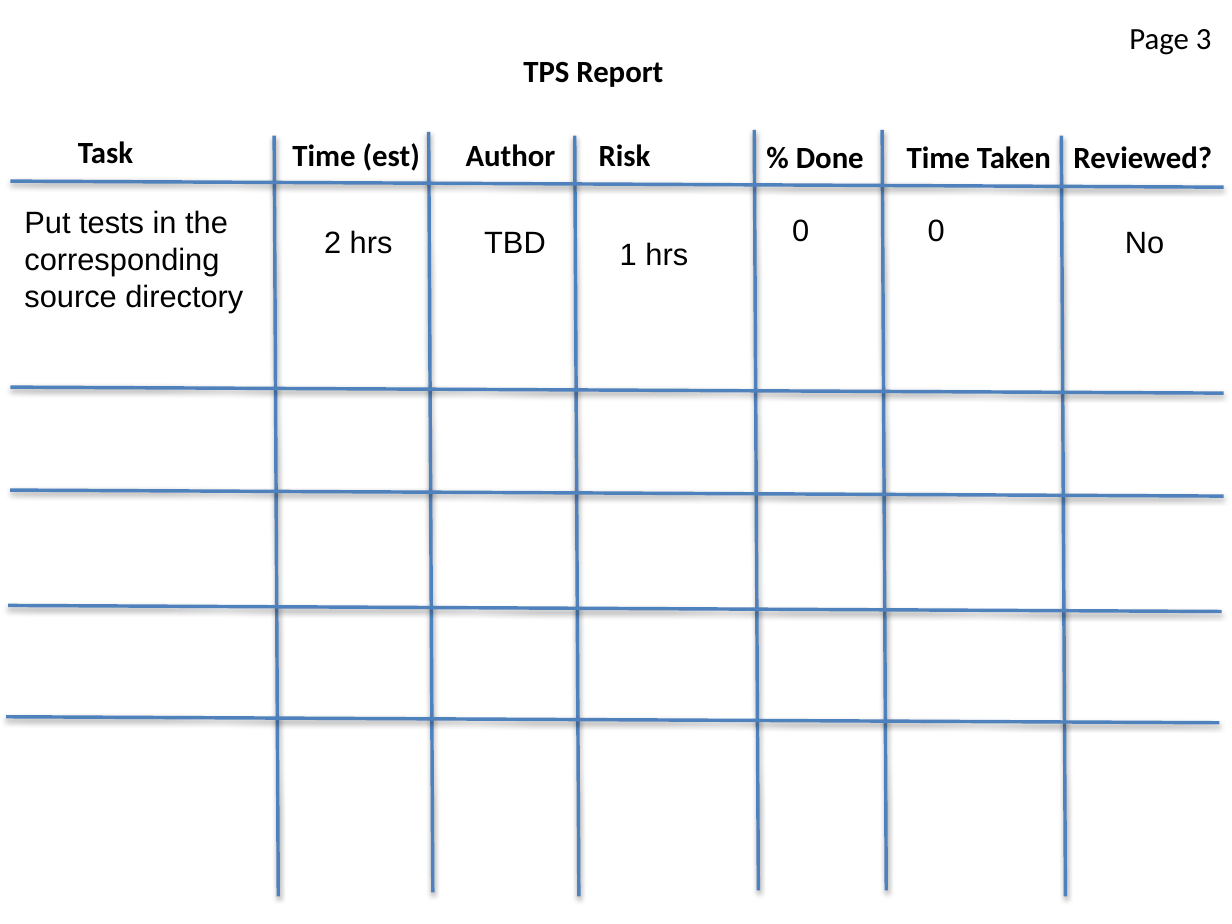
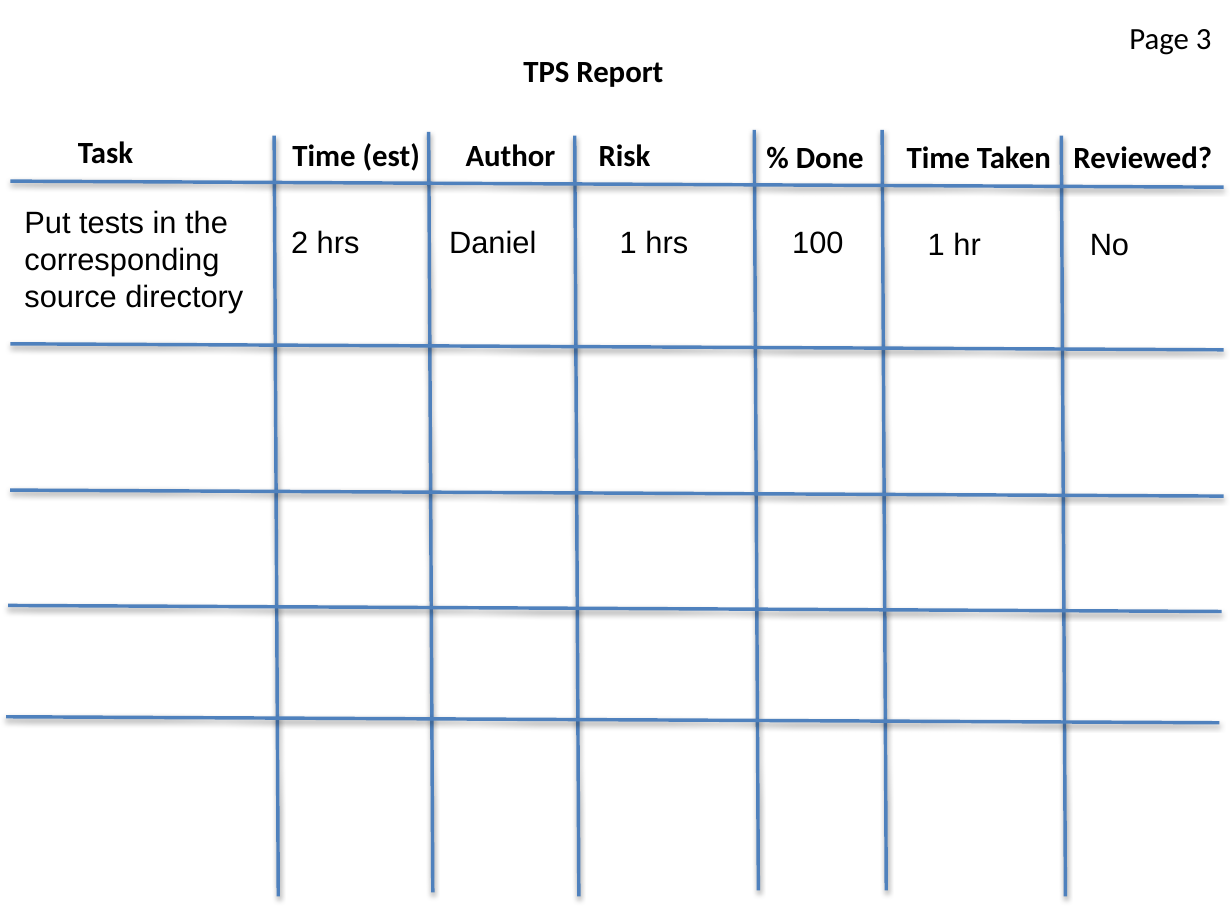
Before and after one commit to strangeprogrammer/CS4900QuadraticSolve, a slide deck: slide 4 of Tps_Stories.pptx. Drawn at 1232x924 pixels with LibreOffice and Linux fonts; fonts in the diff are those of the drawing. Boxes give left, top, right and bottom in pixels: in the first picture for what was removed or moved away, otherwise in the second. Text is boxed around its words. In the diff, an @@ line names an element or a change of style, - is before the commit and + after.

```diff
--- a/Tps_Stories.pptx
+++ b/Tps_Stories.pptx
@@ text "2 hrs": place and size @@
-text "2 hrs" at <box>324,230,393,254</box>
+text "2 hrs" at <box>291,230,360,254</box>
@@ text at <box>449,230,536,254</box>: text changed @@
-TBD
+Daniel
@@ text "1 hrs": place and size @@
-text "1 hrs" at <box>620,242,688,266</box>
+text "1 hrs" at <box>620,230,688,254</box>
@@ text at <box>792,231,843,254</box>: text changed @@
-0
+100
@@ text at <box>928,232,980,255</box>: text changed @@
-0
+1 hr
@@ text "No": place and size @@
-text "No" at <box>1125,231,1164,254</box>
+text "No" at <box>1090,233,1129,256</box>
@@ line moved from (10, 387) - (1223, 393) to (10, 344) - (1223, 350) @@
```
Also in this commit, not shown: 3 other slides changed, 1 slide added, 10 other files.
